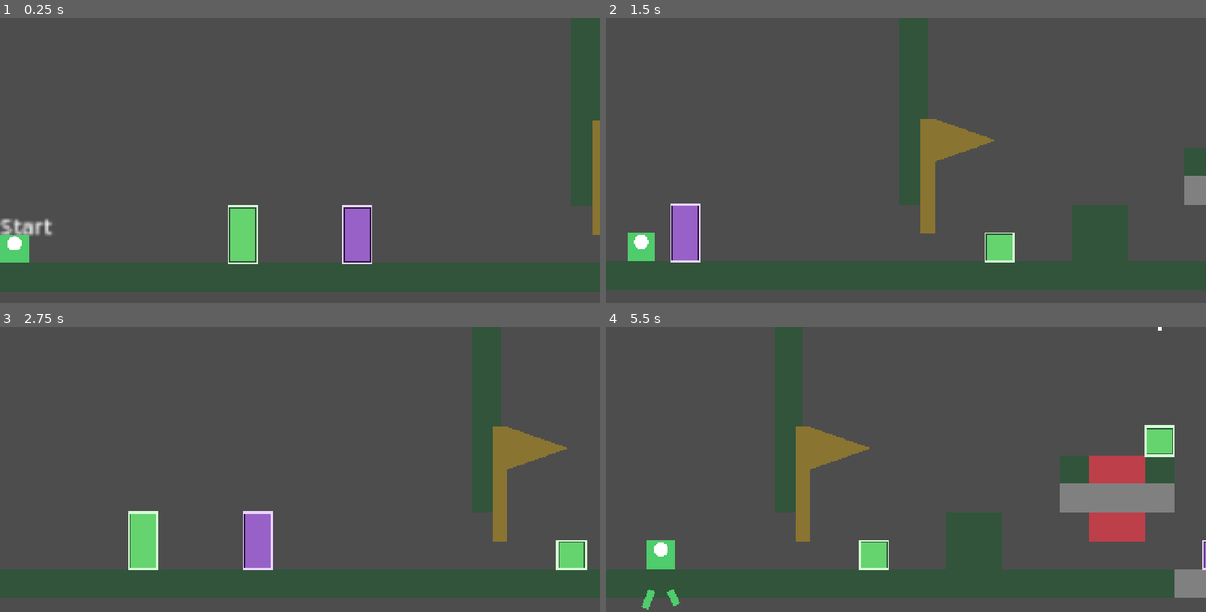
Above: before the commit, frames 1-4 (two rows, left to right).
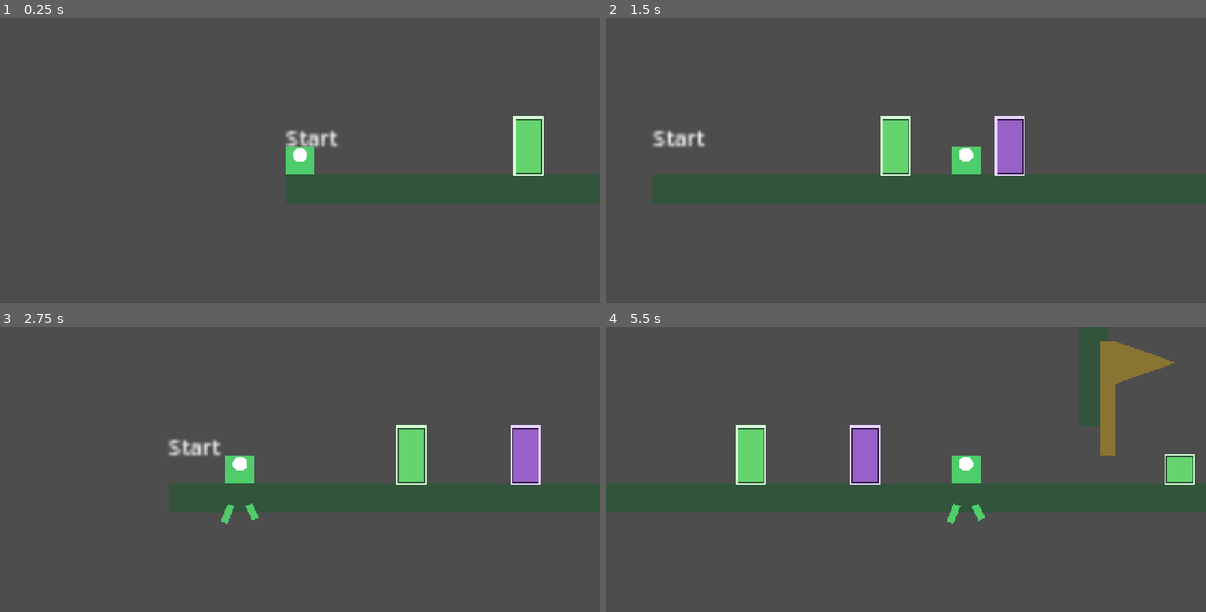
Above: after the commit, the same moments.

Repository: coicy/Yiguang-GGJ
Game: Godot game, scene res://scenes/app/main.tscn
The game is run twice, just before and just after one commit, with the same random seed, the same clock (stepped at 60 frames per second) and the same inputs.
Inputs (mouse positions are in pixels of both pictures, inside the frame that each line leads up to):
- Up to frame 1 (0.25 s): no input
- Up to frame 2 (1.5 s): move the mouse to (1038, 146) at 0.52 s; press the mouse at (1038, 146) at 0.53 s; hold D (move_right) 0.53-1.25 s; tap Space (jump) at 0.77 s; release the mouse at (1038, 146) at 1.25 s; drag from (786, 174) to (672, 206) at 1.27 s
- Up to frame 3 (2.75 s): move the mouse to (360, 406) at 2.02 s; press the mouse at (360, 406) at 2.03 s; hold A (move_left) from 2.03 s (still down)
- Up to frame 4 (5.5 s): release A (move_left) at 2.75 s; release the mouse at (966, 406) at 2.75 s; drag from (876, 526) to (1176, 555) at 2.77 s; move the mouse to (1086, 512) at 3.52 s; press the mouse at (1086, 512) at 3.53 s; hold D (move_right) 3.53-4.25 s; tap Space (jump) at 3.77 s; release the mouse at (1086, 512) at 4.25 s; drag from (726, 426) to (648, 552) at 4.27 s; move the mouse to (936, 469) at 5.02 s; press the mouse at (936, 469) at 5.03 s; hold D (move_right) from 5.03 s (still down)

The runs differ from the first frame. In frame 1, 23% of the frame differs, in the area x 0-100%, y 0-97%; in frame 2, 30%; in frame 3, 26%; in frame 4, 36%, in the area x 0-100%, y 0-100%.

Commit message:
fix: repair traversal camera and abilities

Diff:
--- a/features/abilities/ability_controller.gd
+++ b/features/abilities/ability_controller.gd
@@ -5,6 +5,8 @@
 const MAX_LEG_BODY_LENGTHS := 4.0
 const LEG_TIP_COLLISION_SIZE := Vector2(24.0, 24.0)
 const DIRECTION_EPSILON := 0.1
+const VINE_ENDPOINT_TOLERANCE := 20.0
+const LEG_WAYPOINT_TOLERANCE := 2.0
 
 signal ability_state_changed(label: StringName)
 signal feedback_requested(message: String)
@@ -26,7 +28,11 @@
 var _leg_direction := Vector2.UP
 var _last_leg_direction := Vector2.UP
 var _leg_length: float = 0.0
-var _leg_corners: Array[Vector2] = []
+var _leg_anchor_global_position := Vector2.ZERO
+var _leg_corners_world: Array[Vector2] = []
+var _retracting: bool = false
+var _retraction_target := Vector2.ZERO
+var _retraction_vector_before_move := Vector2.ZERO
 var _standalone_form: FormDefinition
 
 
@@ -59,6 +65,17 @@
 		_retract_leg(delta)
 	else:
 		_extend_leg(delta)
+
+
+func post_movement_update() -> void:
+	if _player == null or not _rooted or not _leg_extended:
+		return
+	if _retracting:
+		_finish_retraction_waypoint_if_reached()
+	else:
+		_enforce_max_leg_length()
+	_update_leg_length()
+	_update_leg_area()
 
 
 func start_primary() -> bool:
@@ -132,6 +149,7 @@
 		feedback_requested.emit("人形体在地面上才能扎根")
 		return false
 	_rooted = true
+	_leg_anchor_global_position = _player.global_position
 	_movement.set_rooted(true)
 	ability_state_changed.emit(&"rooted")
 	return true
@@ -193,14 +211,16 @@
 		_leg_direction = Vector2.ZERO
 		return
 	_leg_length = 0.0
-	_leg_corners.clear()
+	_leg_corners_world.clear()
 	_leg_extended = false
+	_retracting = false
 	if _leg_area != null:
 		_leg_area.set_deferred("monitoring", false)
 		_leg_area.position = Vector2.ZERO
 		_leg_area.rotation = 0.0
 	if _movement != null:
 		_movement.set_leg_push(Vector2.ZERO, 0.0)
+		_movement.set_leg_extended(false)
 	_leg_direction = Vector2.ZERO
 	ability_state_changed.emit(&"none")
 
@@ -238,23 +258,16 @@
 
 func get_leg_path() -> PackedVector2Array:
 	var points := PackedVector2Array([Vector2.ZERO])
-	if _leg_length <= 0.0:
+	if _leg_length <= 0.0 or _player == null:
 		return points
-	var remaining := _leg_length
-	var previous := Vector2.ZERO
-	for corner in _leg_corners:
-		var segment_length := previous.distance_to(corner)
-		if remaining <= segment_length:
-			if segment_length > 0.0:
-				points.append(previous.lerp(corner, remaining / segment_length))
-			return points
-		points.append(corner)
-		remaining -= segment_length
-		previous = corner
-	var direction := _leg_direction if not _leg_direction.is_zero_approx() else _last_leg_direction
-	if not direction.is_zero_approx():
-		points.append(previous + direction * remaining)
+	for index in range(_leg_corners_world.size() - 1, -1, -1):
+		points.append(_player.to_local(_leg_corners_world[index]))
+	points.append(_player.to_local(_leg_anchor_global_position))
 	return points
+
+
+func get_leg_anchor_global_position() -> Vector2:
+	return _leg_anchor_global_position
 
 
 func get_vine_anchor() -> Node2D:
@@ -266,11 +279,12 @@
 
 
 func _extend_leg(delta: float) -> void:
-	var max_length := get_max_leg_length()
-	if _leg_length < max_length:
-		_leg_length = minf(max_length, _leg_length + maxf(delta, 0.0) * leg_extension_speed)
+	_retracting = false
+	_update_leg_length()
+	if _leg_length < get_max_leg_length():
 		_start_leg_if_needed()
-		_movement.set_leg_push(_leg_direction, leg_push_speed)
+		var extension_speed := minf(leg_push_speed, leg_extension_speed)
+		_movement.set_leg_push(_leg_direction, extension_speed)
 	else:
 		_movement.set_leg_push(Vector2.ZERO, 0.0)
 	_update_leg_area()
@@ -281,19 +295,24 @@
 		if _leg_extended:
 			stop_secondary()
 		return
-	_leg_length = maxf(0.0, _leg_length - maxf(delta, 0.0) * leg_retraction_speed)
-	_trim_corners()
-	_update_leg_area()
-	if _movement != null:
-		_movement.set_leg_push(Vector2.ZERO, 0.0)
-	if _leg_length <= 0.0:
-		stop_secondary()
+	_retracting = true
+	_retraction_target = (
+		_leg_corners_world[_leg_corners_world.size() - 1]
+		if not _leg_corners_world.is_empty()
+		else _leg_anchor_global_position
+	)
+	_retraction_vector_before_move = _retraction_target - _player.global_position
+	if _retraction_vector_before_move.length() <= LEG_WAYPOINT_TOLERANCE:
+		_finish_retraction_waypoint_if_reached()
+		return
+	_movement.set_leg_push(_retraction_vector_before_move.normalized(), leg_retraction_speed)
 
 
 func _start_leg_if_needed() -> void:
 	if _leg_extended:
 		return
 	_leg_extended = true
+	_movement.set_leg_extended(true)
 	if _leg_area != null:
 		_leg_area.set_deferred("monitoring", true)
 	ability_state_changed.emit(&"legs")
@@ -302,9 +321,7 @@
 func _update_leg_area() -> void:
 	if _leg_area == null:
 		return
-	var path := get_leg_path()
-	var tip := path[path.size() - 1]
-	_leg_area.position = tip
+	_leg_area.global_position = _leg_anchor_global_position
 	_leg_area.rotation = _last_leg_direction.angle()
 	if _leg_collision_shape != null:
 		var shape := _leg_collision_shape.shape as RectangleShape2D
@@ -315,24 +332,56 @@
 
 
 func _add_corner_at_tip() -> void:
-	var path := get_leg_path()
-	var tip := path[path.size() - 1]
-	if _leg_corners.is_empty() or not _leg_corners[_leg_corners.size() - 1].is_equal_approx(tip):
-		_leg_corners.append(tip)
-
-
-func _trim_corners() -> void:
-	while not _leg_corners.is_empty() and _distance_to_last_corner() >= _leg_length - 0.01:
-		_leg_corners.pop_back()
-
-
-func _distance_to_last_corner() -> float:
+	var corner := _player.global_position
+	var previous := (
+		_leg_corners_world[_leg_corners_world.size() - 1]
+		if not _leg_corners_world.is_empty()
+		else _leg_anchor_global_position
+	)
+	if previous.distance_to(corner) > LEG_WAYPOINT_TOLERANCE:
+		_leg_corners_world.append(corner)
+
+
+func _update_leg_length() -> void:
 	var total := 0.0
-	var previous := Vector2.ZERO
-	for corner in _leg_corners:
+	var previous := _leg_anchor_global_position
+	for corner in _leg_corners_world:
 		total += previous.distance_to(corner)
 		previous = corner
-	return total
+	if _player != null:
+		total += previous.distance_to(_player.global_position)
+	_leg_length = total
+
+
+func _enforce_max_leg_length() -> void:
+	var fixed_length := 0.0
+	var segment_origin := _leg_anchor_global_position
+	for corner in _leg_corners_world:
+		fixed_length += segment_origin.distance_to(corner)
+		segment_origin = corner
+	var allowed_segment := maxf(0.0, get_max_leg_length() - fixed_length)
+	var segment := _player.global_position - segment_origin
+	if segment.length() <= allowed_segment or segment.is_zero_approx():
+		return
+	var target := segment_origin + segment.normalized() * allowed_segment
+	_player.move_and_collide(target - _player.global_position)
+	_movement.set_leg_push(Vector2.ZERO, 0.0)
+
+
+func _finish_retraction_waypoint_if_reached() -> void:
+	var remaining := _retraction_target - _player.global_position
+	var reached := remaining.length() <= LEG_WAYPOINT_TOLERANCE
+	if not reached and not _retraction_vector_before_move.is_zero_approx():
+		reached = _retraction_vector_before_move.dot(remaining) <= 0.0
+	if not reached:
+		return
+	if not remaining.is_zero_approx():
+		_player.move_and_collide(remaining)
+	if not _leg_corners_world.is_empty():
+		_leg_corners_world.pop_back()
+		_update_leg_length()
+		return
+	stop_secondary()
 
 
 func _cardinal_direction(direction: Vector2) -> Vector2:
@@ -367,8 +416,12 @@
 
 
 func _has_clear_path(candidate: Node2D) -> bool:
+	var origin := _player.global_position
+	var form := _current_form()
+	if form != null:
+		origin += Vector2(0.0, -form.collision_size.y * 0.5)
 	var query := PhysicsRayQueryParameters2D.create(
-		_player.global_position,
+		origin,
 		candidate.global_position,
 		1
 	)
@@ -381,4 +434,7 @@
 		return true
 	# Rings mounted on a moving cube intentionally sit on its solid surface.
 	# The cube is therefore a valid line-of-sight endpoint for its child Ring.
-	return collider == candidate.get_parent()
+	if collider == candidate.get_parent():
+		return true
+	var hit_position: Vector2 = hit.get("position", Vector2.INF)
+	return hit_position.distance_to(candidate.global_position) <= VINE_ENDPOINT_TOLERANCE
--- a/features/forms/mature.tres
+++ b/features/forms/mature.tres
@@ -10,7 +10,7 @@
 jump_force = -360.0
 gravity_scale = 0.85
 max_fall_speed = 700.0
-collision_size = Vector2(38, 54)
+collision_size = Vector2(28, 40)
 body_color = Color(0.56, 0.35, 0.92, 1)
 growth_threshold = 0.0
 can_root = false
--- a/features/player/player.gd
+++ b/features/player/player.gd
@@ -34,8 +34,6 @@
 	var leg_direction := Input.get_vector("move_left", "move_right", "move_up", "move_down")
 	abilities.set_leg_extension_direction(leg_direction)
 	abilities.tick(delta)
-	visuals.set_leg_direction(abilities.get_leg_extension_direction())
-	visuals.set_leg_path(abilities.get_leg_path())
 	var move_dir := Input.get_axis("move_left", "move_right")
 	var jump_held := Input.is_action_pressed("jump")
 
@@ -45,6 +43,9 @@
 		movement.release_jump()
 
 	state_machine.tick(delta, move_dir, jump_held)
+	abilities.post_movement_update()
+	visuals.set_leg_direction(abilities.get_leg_extension_direction())
+	visuals.set_leg_path(abilities.get_leg_path())
 
 
 func _unhandled_input(event: InputEvent) -> void:
--- a/scenes/levels/json_whitebox_level.gd
+++ b/scenes/levels/json_whitebox_level.gd
@@ -32,7 +32,8 @@
 const C5_INITIAL_OFFSET := Vector2(0.0, -128.0)
 const DAMAGE_MACHINE_TRAVEL_DISTANCE := 32.0
 const DAMAGE_MACHINE_TRAVEL_SPEED := 64.0
-const FIRST_ROOM_CAMERA_RECT := Rect2(0.0, 320.0, 336.0, 160.0)
+const CAMERA_DRAG_MARGIN_HORIZONTAL := 0.2
+const CAMERA_DRAG_MARGIN_VERTICAL := 0.25
 
 var _player: Player
 var _spawn_position := Vector2.ZERO
@@ -389,11 +390,15 @@
 func _create_camera() -> void:
 	var camera := Camera2D.new()
 	camera.name = "Camera"
-	# The initial LDtk camera marks the first room: 336 x 160 world pixels.
+	# At the 1344 x 640 reference viewport this frames 336 x 160 world pixels.
 	camera.zoom = Vector2(4.0, 4.0)
-	camera.position = FIRST_ROOM_CAMERA_RECT.get_center() - _player.global_position
-	camera.position_smoothing_enabled = true
-	camera.position_smoothing_speed = 8.0
+	camera.drag_horizontal_enabled = true
+	camera.drag_vertical_enabled = true
+	camera.drag_left_margin = CAMERA_DRAG_MARGIN_HORIZONTAL
+	camera.drag_right_margin = CAMERA_DRAG_MARGIN_HORIZONTAL
+	camera.drag_top_margin = CAMERA_DRAG_MARGIN_VERTICAL
+	camera.drag_bottom_margin = CAMERA_DRAG_MARGIN_VERTICAL
+	camera.position_smoothing_enabled = false
 	camera.limit_left = -256
 	camera.limit_top = -160
 	camera.limit_right = 720
--- a/tests/scene/test_json_whitebox_level.gd
+++ b/tests/scene/test_json_whitebox_level.gd
@@ -13,6 +13,7 @@
 const C6_ID := "322a3230-96d0-11f1-9ec0-65ba33f44fa8"
 const BIG_WIND_ID := "ccedf6a0-96d0-11f1-9ec0-ed0fd8838cf2"
 const CHECKPOINT_ID := "a8139720-96d0-11f1-9ec0-076994b461f9"
+const STATIC_RING_ID := "d495ff00-96d0-11f1-9ec0-bfac7247ca78"
 const SOURCE_PATH := "res://data/Yiguang.json"
 
 
@@ -31,7 +32,11 @@
 	var camera := player.get_node("Camera") as Camera2D
 	assert(camera != null)
 	assert(camera.zoom.is_equal_approx(Vector2(4.0, 4.0)))
-	assert(camera.global_position.is_equal_approx(Vector2(168.0, 400.0)), "The initial camera must frame the 336 x 160 first room.")
+	assert(camera.position.is_zero_approx())
+	assert(camera.drag_horizontal_enabled and camera.drag_vertical_enabled)
+	assert(is_equal_approx(camera.drag_left_margin, 0.2) and is_equal_approx(camera.drag_right_margin, 0.2))
+	assert(is_equal_approx(camera.drag_top_margin, 0.25) and is_equal_approx(camera.drag_bottom_margin, 0.25))
+	assert(not camera.position_smoothing_enabled, "The player must not leave the central camera region because of follow lag.")
 	# The wall at x=320 has a two-cell opening above the floor. A 16 x 16
 	# sprout must have clearance to cross it instead of relying on edge contact.
 	player.global_position = Vector2(304.0, 456.0)
@@ -105,6 +110,14 @@
 	assert(player.form_controller.restore_form(&"mature"))
 	assert(player.abilities.toggle_primary(), "A mature player must be able to hook C3's descended Ring.")
 	assert(player.abilities.is_vine_attached())
+	assert(player.abilities.toggle_primary())
+	var static_ring := level.call(&"get_entity", STATIC_RING_ID) as Node2D
+	assert(static_ring != null)
+	player.global_position = static_ring.global_position + Vector2(0.0, 80.0)
+	player.velocity = Vector2.ZERO
+	await physics_frame
+	assert(player.abilities.toggle_primary(), "A Ring mounted directly on solid level geometry must remain hookable.")
+	assert(player.abilities.get_vine_anchor() == static_ring)
 	var checkpoint := level.call(&"get_entity", CHECKPOINT_ID) as Area2D
 	assert(checkpoint != null)
 	checkpoint.call(&"activate", player)
--- a/tests/scene/test_player_abilities.gd
+++ b/tests/scene/test_player_abilities.gd
@@ -25,6 +25,7 @@
 	player.abilities.leg_extension_speed = 240.0
 	player.abilities.leg_retraction_speed = 480.0
 	var start_position := player.global_position
+	var leg_anchor := player.abilities.get_leg_anchor_global_position()
 	Input.action_press(&"move_right")
 	await _physics_steps(2)
 	assert(player.abilities.is_leg_extended())
@@ -34,7 +35,8 @@
 	assert(player.abilities.leg_area().monitoring)
 	var first_tip: Vector2 = player.abilities.get_leg_path()[1]
 	assert(is_zero_approx(first_tip.y))
-	assert(first_tip.x > 0.0)
+	assert(first_tip.x < 0.0)
+	assert(player.abilities.get_leg_anchor_global_position().is_equal_approx(leg_anchor))
 	await _physics_steps(4)
 	var second_length: float = player.abilities.get_leg_length()
 	assert(second_length > first_length)
@@ -47,9 +49,11 @@
 	assert(turned_path.size() >= 3)
 	var corner: Vector2 = turned_path[1]
 	var tip: Vector2 = turned_path[turned_path.size() - 1]
-	assert(absf(corner.x) > 0.0)
-	assert(is_zero_approx(tip.x - corner.x))
-	assert(tip.y < corner.y)
+	assert(is_zero_approx(corner.x))
+	assert(corner.y > 0.0)
+	assert(tip.x < corner.x)
+	assert(is_equal_approx(tip.y, corner.y))
+	assert((player.global_position + tip).is_equal_approx(leg_anchor))
 	assert(player.abilities.get_leg_length() <= max_length + 0.01)
 	player.abilities.set_leg_extension_direction(Vector2(1.0, -1.0))
 	assert(player.abilities.get_leg_extension_direction() == Vector2.UP)
@@ -61,6 +65,13 @@
 	assert(released_length < max_length)
 	await _physics_steps(4)
 	assert(player.abilities.get_leg_length() < released_length)
+	assert(player.abilities.is_rooted())
+	for _step: int in range(60):
+		if not player.abilities.is_leg_extended():
+			break
+		await physics_frame
+	assert(not player.abilities.is_leg_extended(), "Releasing movement must retract the body all the way to its fixed leg anchor.")
+	assert(player.global_position.distance_to(leg_anchor) <= 2.1)
 	assert(player.abilities.is_rooted())
 	var step_platform := _make_step_platform()
 	root.add_child(step_platform)
--- a/tests/unit/test_form_progression.gd
+++ b/tests/unit/test_form_progression.gd
@@ -36,6 +36,7 @@
 	assert(SPROUT.growth_threshold == 100.0)
 	assert(HUMANOID.can_root and HUMANOID.can_extend_legs)
 	assert(HUMANOID.growth_threshold == 120.0)
+	assert(MATURE.collision_size == HUMANOID.collision_size)
 	assert(MATURE.can_use_vine and MATURE.can_glide)
 	assert(MATURE.growth_threshold == 0.0)
 
